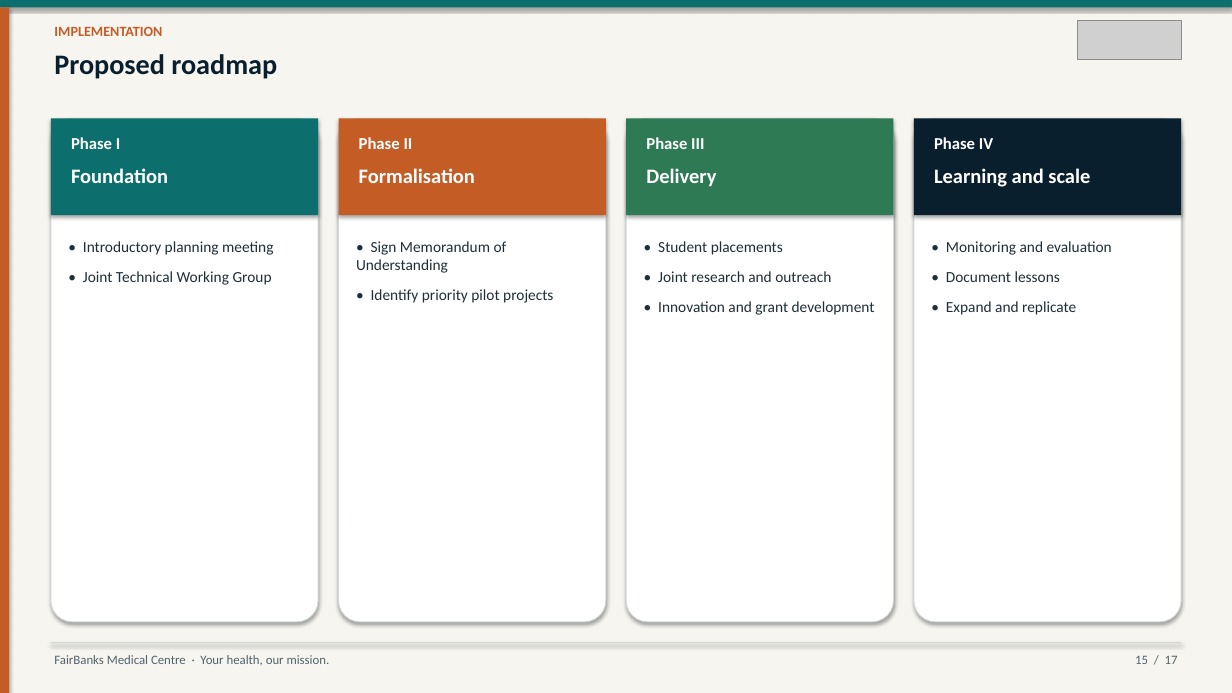
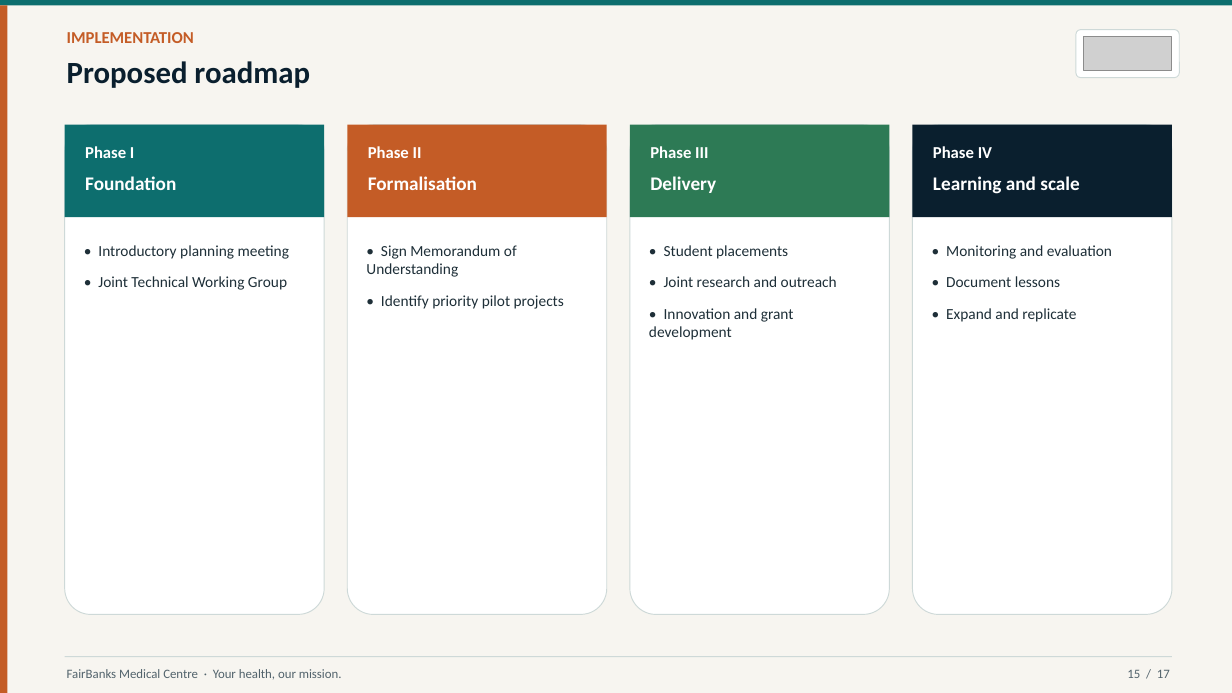
Before and after one commit to WASSWA2624/fairbanks, a slide deck: slide 15 of victoria/documents/victoria_ppt.pptx. Drawn at 1232x693 pixels with LibreOffice and Linux fonts; fonts in the diff are those of the drawing; grey boxes stand for pictures. Boxes give left, top, right and bottom in pixels: in the first picture for what was removed or moved away, otherwise in the second. Text is boxed around its words. In the diff, an @@ line names an element or a change of style, - is before the commit and + after.

Commit message:
Update Victoria University partnership proposal deck script and associated PowerPoint presentation. Adjusted branding details for clarity, improved layout dimensions, and refined text formatting. Updated images in the presentation to align with the latest assets.

```diff
--- a/victoria/documents/victoria_ppt.pptx
+++ b/victoria/documents/victoria_ppt.pptx
@@ text "IMPLEMENTATION": place and size @@
-text "IMPLEMENTATION" at (54,26,162,36)
+text "IMPLEMENTATION" at (67,32,194,43)
@@ text "IMPLEMENTATION" at (67,32,194,43): size 11 to 13 pt @@
@@ text "Proposed roadmap": place and size @@
-text "Proposed roadmap" at (54,54,277,79)
+text "Proposed roadmap" at (67,61,310,88)
@@ text "Proposed roadmap" at (67,61,310,88): size 22 to 24 pt @@
@@ rounded rectangle added at (1076,30,1179,78), fill #FFFFFF, outline #CED9D8 0.75 pt @@
@@ picture: place and size @@
-picture at (1078,20,1181,59)
+picture at (1083,37,1172,70)
@@ shadow off; proportions changed in 4 elements at (630,125,890,615), (348,125,607,615), (912,125,1172,615), (65,125,324,615) @@
@@ rounded rectangle: place and size @@
-rounded rectangle at (51,118,318,622)
+rounded rectangle at (65,125,324,615)
@@ rectangle: place and size @@
-rectangle at (51,118,318,215)
+rectangle at (65,125,324,217)
@@ text "Phase I": place and size @@
-text "Phase I" at (71,137,120,149)
+text "Phase I" at (85,146,134,158)
@@ rounded rectangle: place and size @@
-rounded rectangle at (338,118,605,622)
+rounded rectangle at (348,125,607,615)
@@ rectangle: place and size @@
-rectangle at (338,118,605,215)
+rectangle at (348,125,607,217)
@@ text "Phase II": place and size @@
-text "Phase II" at (359,137,413,149)
+text "Phase II" at (368,146,422,158)
@@ rounded rectangle: place and size @@
-rounded rectangle at (627,118,894,622)
+rounded rectangle at (630,125,890,615)
@@ rectangle: place and size @@
-rectangle at (627,118,894,215)
+rectangle at (630,125,890,217)
@@ text "Phase III": place and size @@
-text "Phase III" at (646,137,704,149)
+text "Phase III" at (650,146,708,158)
@@ rounded rectangle: place and size @@
-rounded rectangle at (914,118,1181,622)
+rounded rectangle at (912,125,1172,615)
@@ rectangle: place and size @@
-rectangle at (914,118,1181,215)
+rectangle at (912,125,1172,217)
@@ text "Phase IV": place and size @@
-text "Phase IV" at (934,137,993,149)
+text "Phase IV" at (933,146,992,158)
@@ size 16 to 15 pt in 4 elements at (650,176,716,193), (368,176,477,190), (933,176,1080,194), (85,176,176,190) @@
@@ text "Foundation": place and size @@
-text "Foundation" at (71,168,168,183)
+text "Foundation" at (85,176,176,190)
@@ text "Formalisation": place and size @@
-text "Formalisation" at (359,168,475,183)
+text "Formalisation" at (368,176,477,190)
@@ text "Delivery": place and size @@
-text "Delivery" at (646,168,716,187)
+text "Delivery" at (650,176,716,193)
@@ text "Learning and scale": place and size @@
-text "Learning and scale" at (934,168,1090,187)
+text "Learning and scale" at (933,176,1080,194)
@@ more space between paragraphs in 4 elements at (649,245,837,340), (366,245,564,309), (946,245,1112,322), (98,245,289,290) @@
@@ text "• Introductory planning meeting": place and size @@
-text "• Introductory planning meeting" at (83,241,273,285)
+text "• Introductory planning meeting" at (98,245,289,290)
@@ text "• Sign Memorandum of Understanding": place and size @@
-text "• Sign Memorandum of Understanding" at (356,241,553,303)
+text "• Sign Memorandum of Understanding" at (366,245,564,309)
@@ text "• Student placements": place and size @@
-text "• Student placements" at (658,241,875,315)
+text "• Student placements" at (649,245,837,340)
@@ shadow off in 8 elements at (0,0,1232,693), (0,0,1232,6), (0,6,7,693), (630,125,890,217), (348,125,607,217), (912,125,1172,217), (65,125,324,217), (65,656,1172,657) @@
@@ rectangle: place and size @@
-rectangle at (51,642,1181,643)
+rectangle at (65,656,1172,657)
@@ text "FairBanks Medical Centre · Your ...": place and size @@
-text "FairBanks Medical Centre · Your ..." at (54,655,330,666)
+text "FairBanks Medical Centre · Your ..." at (67,669,342,679)
@@ text "15 / 17": place and size @@
-text "15 / 17" at (1135,656,1178,664)
+text "15 / 17" at (1127,670,1170,678)
```
Also in this commit, not shown: 16 other slides changed, 2 other files.
